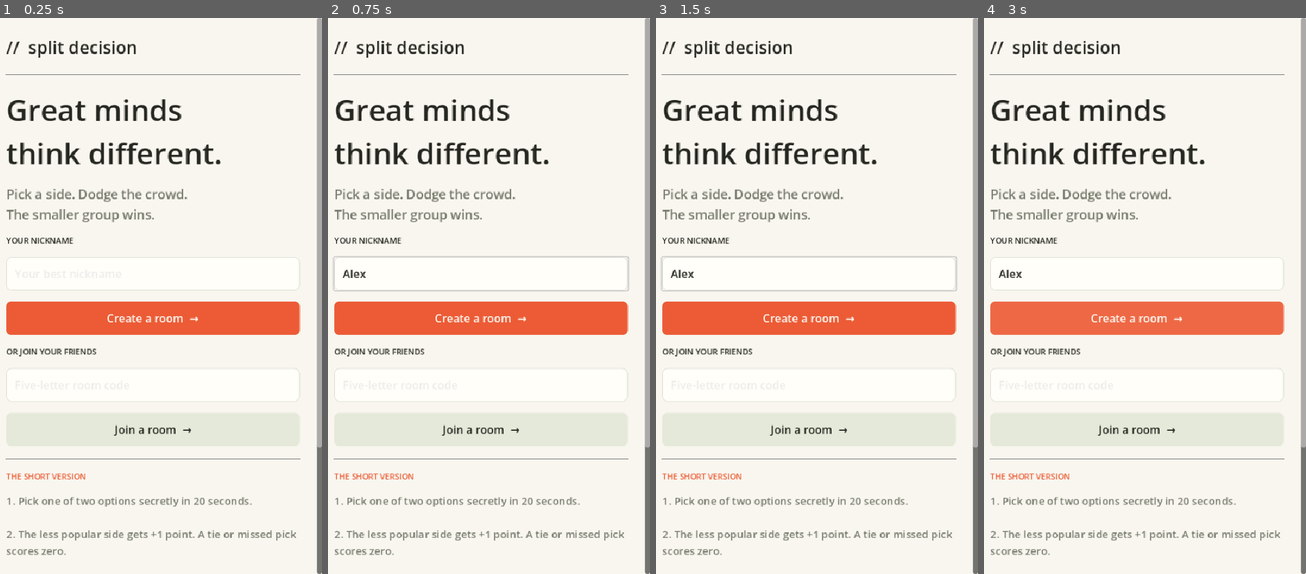
Above: before the commit, frames 1-4 (left to right).
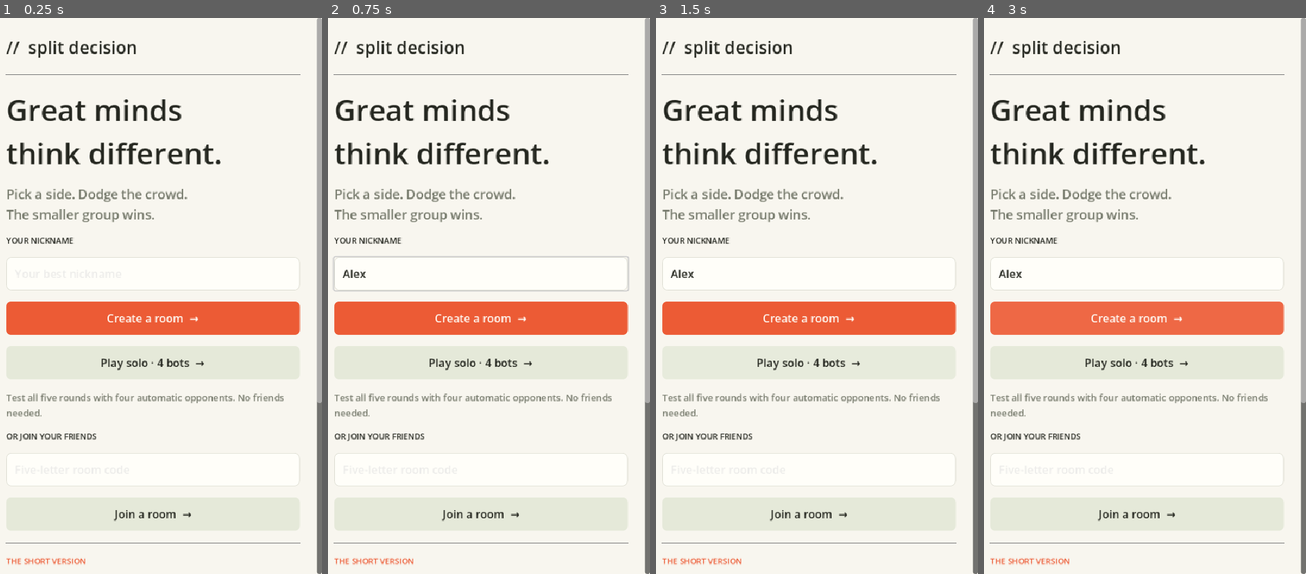
Above: after the commit, the same moments.

Repository: cdmilliken/MutliplayerGame
Game: Godot game, scene res://main.tscn
Two runs of this game, one before a commit and one after it. Both use one fixed random seed, a clock stepped at 60 frames per second and the inputs below.
Inputs (mouse positions are in pixels of both pictures, inside the frame that each line leads up to):
- Up to frame 1 (0.25 s): no input
- Up to frame 2 (0.75 s): click (482, 273) at 0.52 s; type "Alex" at 0.6 s
- Up to frame 3 (1.5 s): click (810, 362) at 1.25 s, where only the run after the commit has a clickable "Play solo · 4 bots →"
- Up to frame 4 (3 s): click (1138, 362) at 2 s, where only the run after the commit has a clickable "Play solo · 4 bots →"; click "Create a room →" at 2.75 s

The runs differ from the first frame. In frame 1, 5.1% of the frame differs, in the area x 1-100%, y 59-99%; in frame 2, 5.1%; in frame 3, 5.4%, in the area x 1-100%, y 42-99%; in frame 4, 5.1%.

Commit message:
Update Site source

Diff:
--- a/godot/main.gd
+++ b/godot/main.gd
@@ -129,6 +129,8 @@
 	name_input.custom_minimum_size.y = 54
 	content.add_child(name_input)
 	content.add_child(make_button("Create a room  →", func(): send_action("create")))
+	content.add_child(make_button("Play solo · 4 bots  →", func(): send_action("create_solo"), false))
+	content.add_child(label("Test all five rounds with four automatic opponents. No friends needed.", 15, MUTED))
 	content.add_child(label("OR JOIN YOUR FRIENDS", 13))
 	code_input = LineEdit.new()
 	code_input.placeholder_text = "Five-letter room code"
@@ -146,8 +148,10 @@
 func send_action(action: String, extra: Dictionary = {}) -> void:
 	if busy:
 		return
-	if action == "create" or action == "join":
+	if action == "create" or action == "create_solo" or action == "join":
 		nickname = name_input.text.strip_edges()
+		if action == "create_solo" and nickname.is_empty():
+			nickname = "Player"
 		if nickname.is_empty():
 			status_label.text = "Enter a nickname first."
 			return
@@ -225,11 +229,13 @@
 
 func show_room() -> void:
 	clear_content()
-	content.add_child(label("ROOM  " + room_code, 22, ORANGE))
-	content.add_child(make_button("Copy invite link", func():
-		DisplayServer.clipboard_set(backend + "/?room=" + room_code)
-		status_label.text = "Invite copied! Room code: " + room_code
-	, false))
+	var solo: bool = room.get("mode", "multiplayer") == "solo"
+	content.add_child(label("SOLO PRACTICE · 4 BOTS" if solo else "ROOM  " + room_code, 22, ORANGE))
+	if not solo:
+		content.add_child(make_button("Copy invite link", func():
+			DisplayServer.clipboard_set(backend + "/?room=" + room_code)
+			status_label.text = "Invite copied! Room code: " + room_code
+		, false))
 	var phase: String = str(room.phase)
 	if phase == "lobby":
 		content.add_child(label("Get the gang together.", 40))
@@ -292,6 +298,8 @@
 	sorted.sort_custom(func(a, b): return int(a.score) > int(b.score))
 	for p in sorted:
 		var suffix: String = " (you)" if p.me else ""
+		if p.get("bot", false):
+			suffix += " [BOT]"
 		var info: String = "Host" if p.host else "Ready"
 		if phase != "lobby":
 			info = "%d points" % int(p.score)
--- a/godot/project.godot
+++ b/godot/project.godot
@@ -1,13 +1,30 @@
-; Import this file in Godot 4.5 or newer, then press F5.
+; Engine configuration file.
+; It's best edited using the editor UI and not directly,
+; since the parameters that go here are not all obvious.
+;
+; Format:
+;   [section] ; section goes between []
+;   param=value ; assign values to parameters
+
 config_version=5
 
+[animation]
+
+compatibility/default_parent_skeleton_in_mesh_instance_3d=true
+
 [application]
+
 config/name="Split Decision"
+config/description="Pick a side. Dodge the crowd. Plays with friends in the browser, too."
 run/main_scene="res://main.tscn"
-config/features=PackedStringArray("4.5", "GL Compatibility")
-config/description="Pick a side. Dodge the crowd. Plays with friends in the browser, too."
+config/features=PackedStringArray("4.7", "GL Compatibility")
+
+[backend]
+
+url="https://split-decision-party-7k4m.fizzyflint15.chatgpt.site"
 
 [display]
+
 window/size/viewport_width=540
 window/size/viewport_height=900
 window/size/window_width_override=540
@@ -16,9 +33,7 @@
 window/handheld/orientation=1
 
 [rendering]
+
 renderer/rendering_method="gl_compatibility"
 renderer/rendering_method.mobile="gl_compatibility"
 environment/defaults/default_clear_color=Color(0.973, 0.965, 0.937, 1)
-
-[backend]
-url="https://split-decision-party-7k4m.fizzyflint15.chatgpt.site"
--- a/godot/tests/smoke.gd
+++ b/godot/tests/smoke.gd
@@ -8,16 +8,18 @@
 func run() -> void:
 	var scene := load("res://main.tscn") as PackedScene
 	var game = scene.instantiate()
-	game.backend = "http://127.0.0.1:8787"
+	var test_url: String = OS.get_environment("GAME_URL")
+	game.backend = test_url if not test_url.is_empty() else "http://127.0.0.1:8787"
 	root.add_child(game)
 	game.room_code = ""
 	game.name_input.text = "Godot QA"
-	game.send_action("create")
+	var solo: bool = OS.get_environment("SOLO_TEST") == "1"
+	game.send_action("create_solo" if solo else "create")
 	for i in range(150):
 		await create_timer(0.1).timeout
 		if not game.busy:
 			break
-	if game.room.is_empty() or game.room.get("phase") != "lobby":
+	if game.room.is_empty() or game.room.get("phase") != ("picking" if solo else "lobby"):
 		printerr("FAIL: Godot create room: " + game.status_label.text)
 		quit(1)
 		return
@@ -27,11 +29,21 @@
 		await create_timer(0.1).timeout
 		if not game.polling:
 			break
-	if game.room_code != code or game.room.players.size() != 1:
+	if game.room_code != code or game.room.players.size() != (5 if solo else 1):
 		printerr("FAIL: Godot room polling")
 		quit(1)
 		return
-	print("PASS: Godot main scene, UI, anonymous room creation, HTTP API, room rendering and polling")
+	if solo:
+		game.send_action("vote", {"choice": 0})
+		for i in range(150):
+			await create_timer(0.1).timeout
+			if game.room.get("phase") == "reveal":
+				break
+		if game.room.get("phase") != "reveal" or int(game.room.get("voted", 0)) != 5:
+			printerr("FAIL: Godot solo bot votes and reveal: " + game.status_label.text)
+			quit(1)
+			return
+	print("PASS: Godot main scene, UI, room creation, rendering, polling" + (", solo pick, four bots and reveal" if solo else ""))
 	game.queue_free()
 	await process_frame
 	quit(0)
Not shown, added: godot/tests/smoke.gd.uid
Not shown, changed: README.md
Not shown, changed: app/api/room/route.ts
Not shown, changed: app/game.mjs
Not shown, changed: app/layout.tsx
Not shown, changed: app/page.tsx
Not shown, added: app/solo.css
Not shown, changed: godot/README.md
Not shown, changed: public/split-decision-godot.zip
Not shown, changed: tests/game.test.mjs
Not shown, added: tests/solo-smoke.mjs
